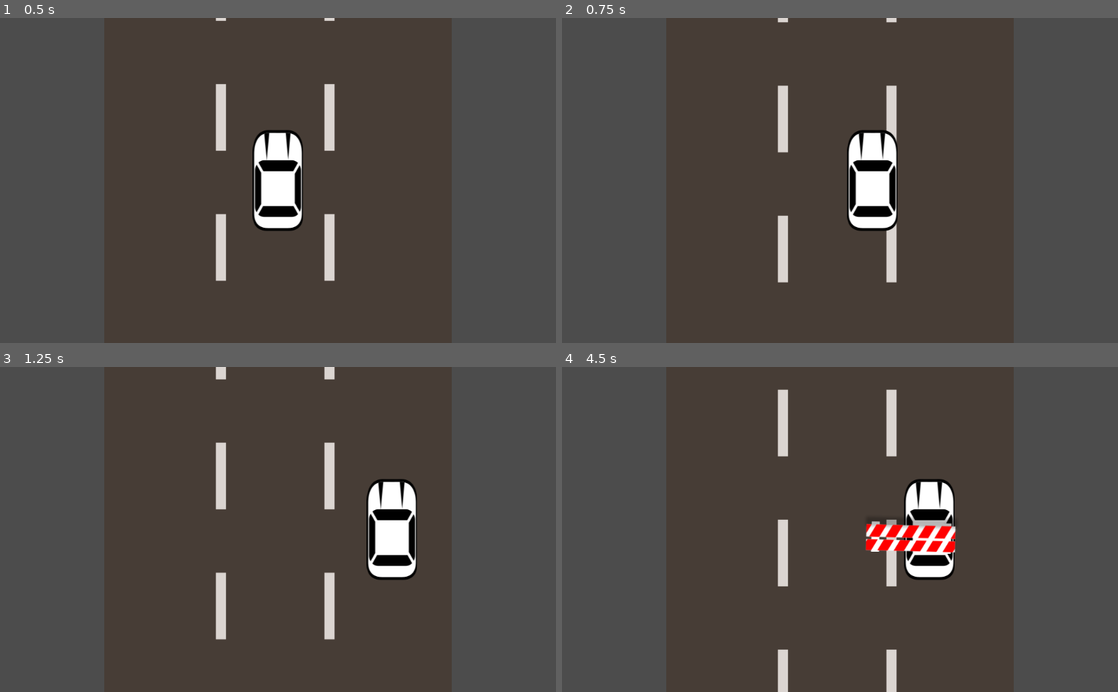
Above: before the commit, frames 1-4 (two rows, left to right).
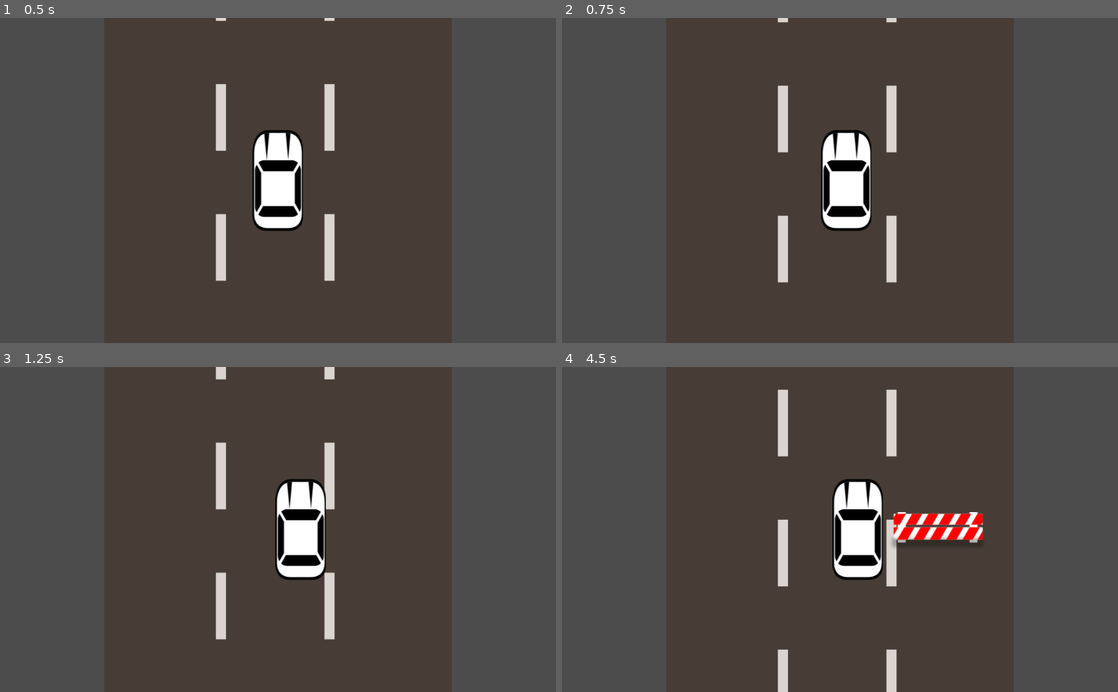
Above: after the commit, the same moments.

Repository: mamenjivar/CS-4700
Game: Godot game, scene res://scenes/game.tscn
The game is run twice, just before and just after one commit, with the same random seed, the same clock (stepped at 60 frames per second) and the same inputs.
Inputs:
- Up to frame 1 (0.5 s): no input
- Up to frame 2 (0.75 s): hold Right (ui_right) from 0.53 s (still down)
- Up to frame 3 (1.25 s): keep holding Right (ui_right)
- Up to frame 4 (4.5 s): release Right (ui_right) at 1.28 s; hold Left (ui_left) 1.28-2.03 s; hold Right (ui_right) 2.03-3.53 s; hold Left (ui_left) from 3.53 s (still down)

Frame 1 is identical in both runs. In frame 2, 3.6% of the frame differs, in the area x 46-61%, y 34-66%; in frame 3, 5.3%; in frame 4, 6.0%, in the area x 48-76%, y 34-66%.

Commit message:
Edited various objects and fixed formatting.

Diff:
--- a/game04/packed/barrel/Barrel.gd
+++ b/game04/packed/barrel/Barrel.gd
@@ -1,11 +1,14 @@
 extends RigidBody2D
-var _player = null
-var _speed_factor = 1
+var player = null
+var speed = 1
+
 func _ready():
-    _player = get_node("../Player")
+    player = get_node("../Player")
     add_to_group("block")
     set_process(true)
+
 func _process(delta):
-    set_position(get_position() + Vector2(0, _player.speed * _speed_factor * delta))
+    set_position(get_position() + Vector2(0, player.speed * speed * delta))
+
 func hit_by_player():
     set_process(false)
--- a/game04/packed/enemy/Enemy.gd
+++ b/game04/packed/enemy/Enemy.gd
@@ -1,13 +1,24 @@
 extends RigidBody2D
-var _player = null
-var _speed_factor = 0.5
+
+var textures = [
+    preload("res://assets/images/car1.png"),
+    preload("res://assets/images/car2.png"),
+    preload("res://assets/images/car3.png"),
+    preload("res://assets/images/car4.png"),
+    preload("res://assets/images/car5.png"),
+    preload("res://assets/images/car6.png")
+]
+
+var player = null
+var speed = 1
+
 func _ready():
-    _player = get_node("../Player")
-    add_to_group("enemy")
+    player = get_node("../Player")
+    add_to_group("block")
     set_process(true)
+
 func _process(delta):
-    set_position(get_position() + Vector2(0, _player.speed * _speed_factor * delta))
+    set_position(get_position() + Vector2(0, player.speed * speed * delta))
+
 func hit_by_player():
     set_process(false)
-    set_mode(MODE_RIGID)
-    set_linear_velocity(Vector2(0,-_player.speed * _speed_factor))
--- a/game04/packed/player/Player.gd
+++ b/game04/packed/player/Player.gd
@@ -1,6 +1,6 @@
 extends RigidBody2D
 var speed = 0
-var turn_speed = 5
+var turn_speed = 1
 var _max_speed = 500
 var _acceleration = 0
 var _direction = 0
--- a/game04/packed/roadblock/RoadBlock.gd
+++ b/game04/packed/roadblock/RoadBlock.gd
@@ -1,11 +1,15 @@
 extends RigidBody2D
-var _player = null
-var _speed_factor = 1
+
+var player = null
+var speed = 1
+
 func _ready():
-    _player = get_node("../Player")
+    player = get_node("../Player")
     add_to_group("block")
     set_process(true)
+
 func _process(delta):
-    set_position(get_position() + Vector2(0, _player.speed * _speed_factor * delta))
+    set_position(get_position() + Vector2(0, player.speed * speed * delta))
+
 func hit_by_player():
     set_process(false)
--- a/game04/scripts/spawner.gd
+++ /dev/null
@@ -1,17 +0,0 @@
-extends Timer
-
-var spawn_items = [
-	preload("res://packed/barrel/Barrel.tscn"),
-	preload("res://packed/enemy/Enemy.tscn"),
-	preload("res://packed/roadblock/RoadBlock.tscn")
-]
-
-func _ready():
-	connect("timeout",self,"_on_timeout")
-
-func _on_timeout():
-	var r = rand_range(0,spawn_items.size())
-	var item = spawn_items[r].instance()
-	r = rand_range(0,500)
-	item.set_pos(Vector2(r, -100))
-	get_parent().add_child(item)
